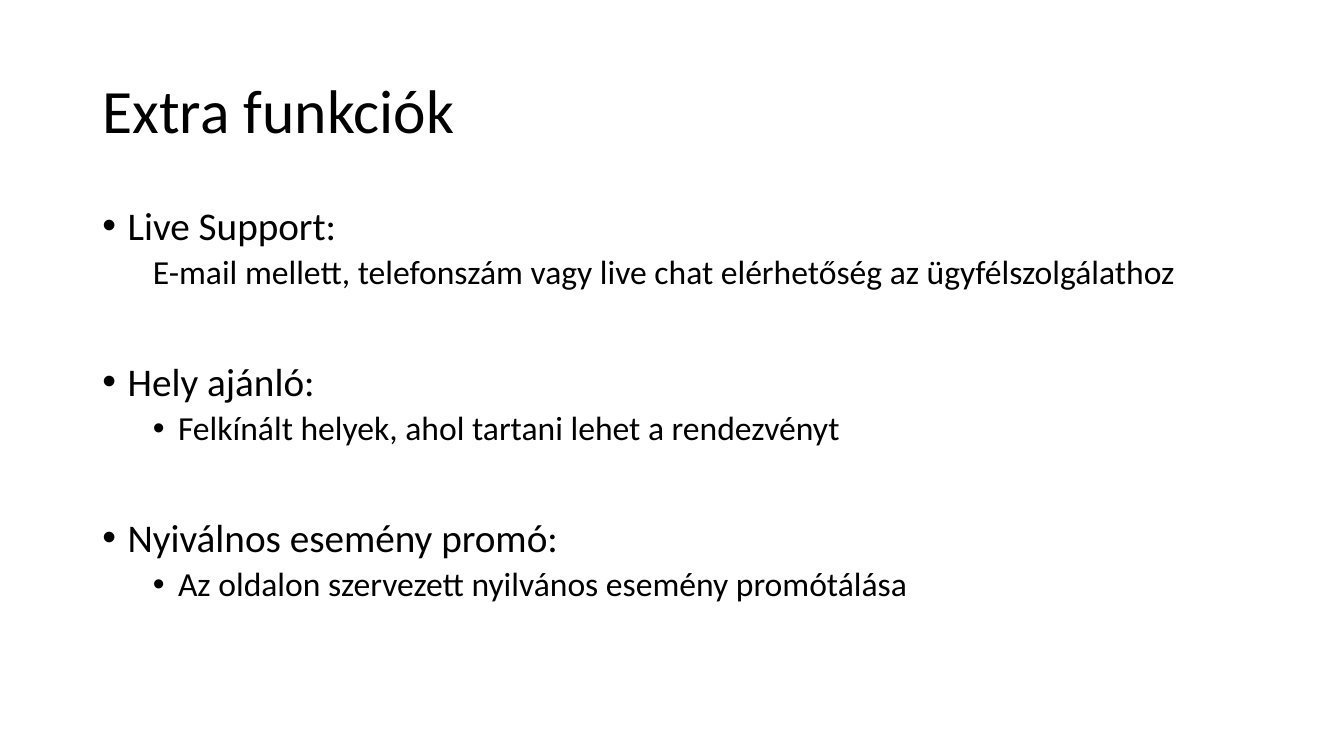
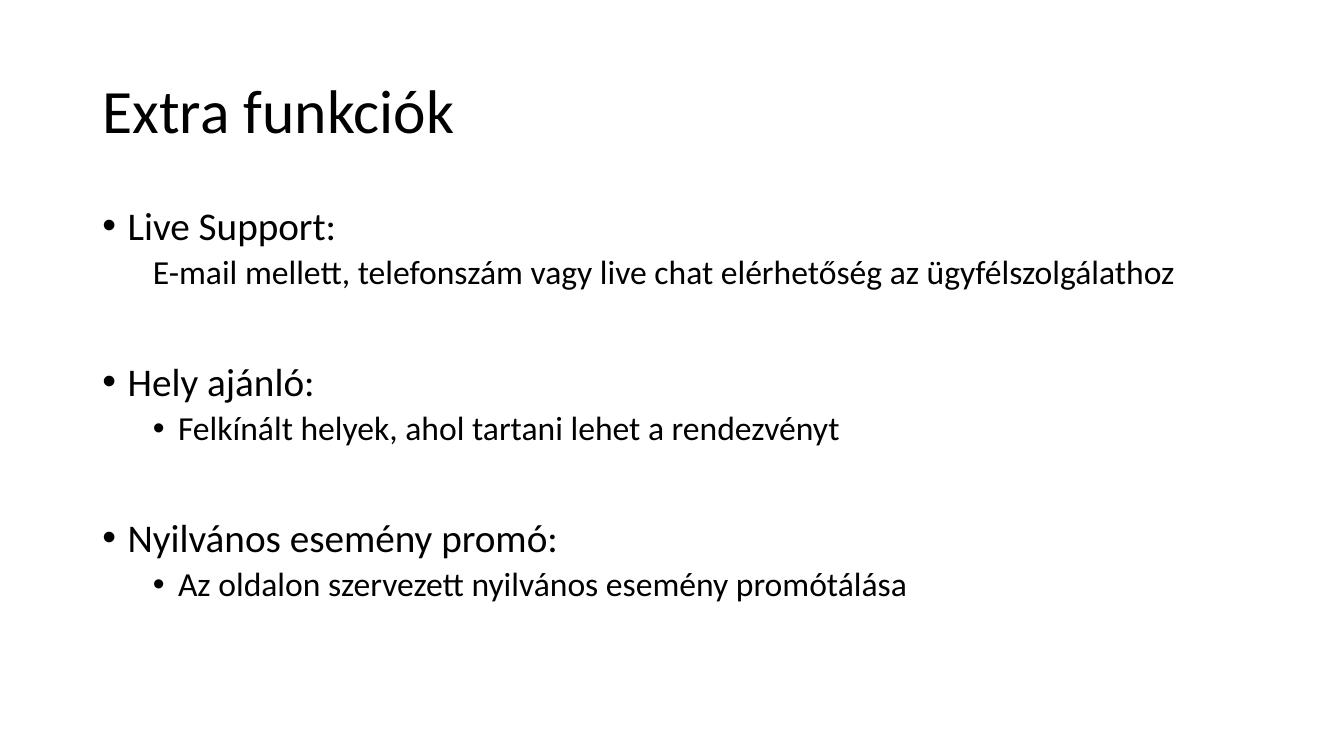
Before and after one commit to MattTheCoder556/HWPProjektMARCELLO, a slide deck: slide 4 of Webes rendszer.pptx. Drawn at 1344x756 pixels with LibreOffice and Linux fonts; fonts in the diff are those of the drawing. Boxes give left, top, right and bottom in pixels: in the first picture for what was removed or moved away, otherwise in the second. Text is boxed around its words. In the diff, an @@ line names an element or a change of style, - is before the commit and + after.

```diff
--- a/Webes rendszer.pptx
+++ b/Webes rendszer.pptx
@@ text at bbox=[128, 524, 558, 559]: text changed @@
-• Nyiválnos esemény promó:
+• Nyilvános esemény promó:
```
Also in this commit, not shown: 1 other slide changed, 1 other file.
